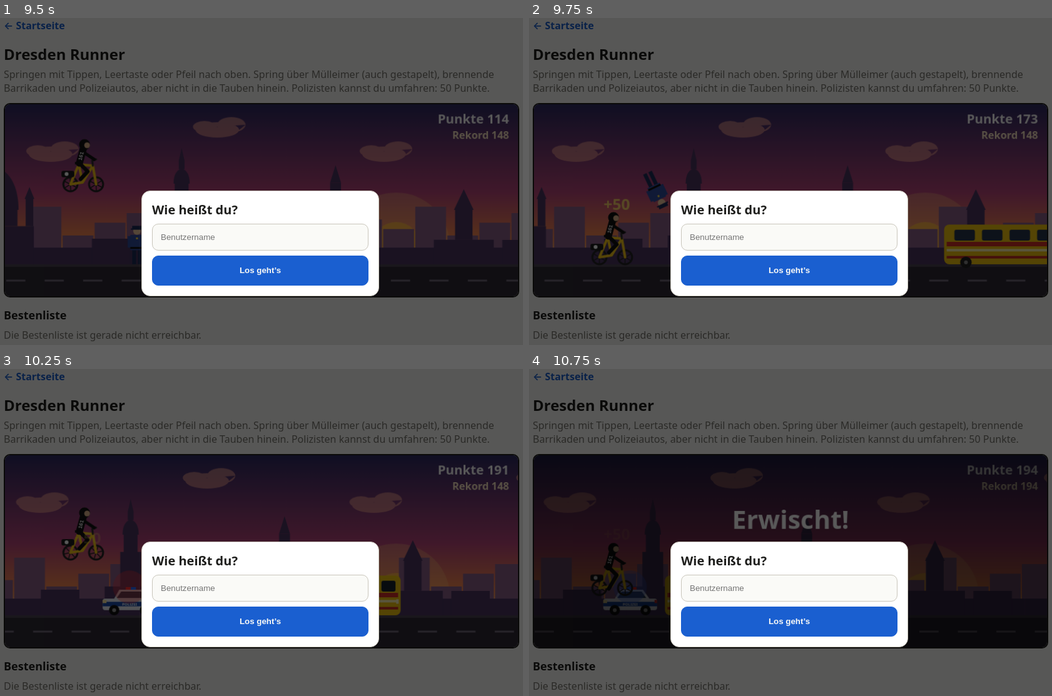
Above: before the commit, frames 1-4 (two rows, left to right).
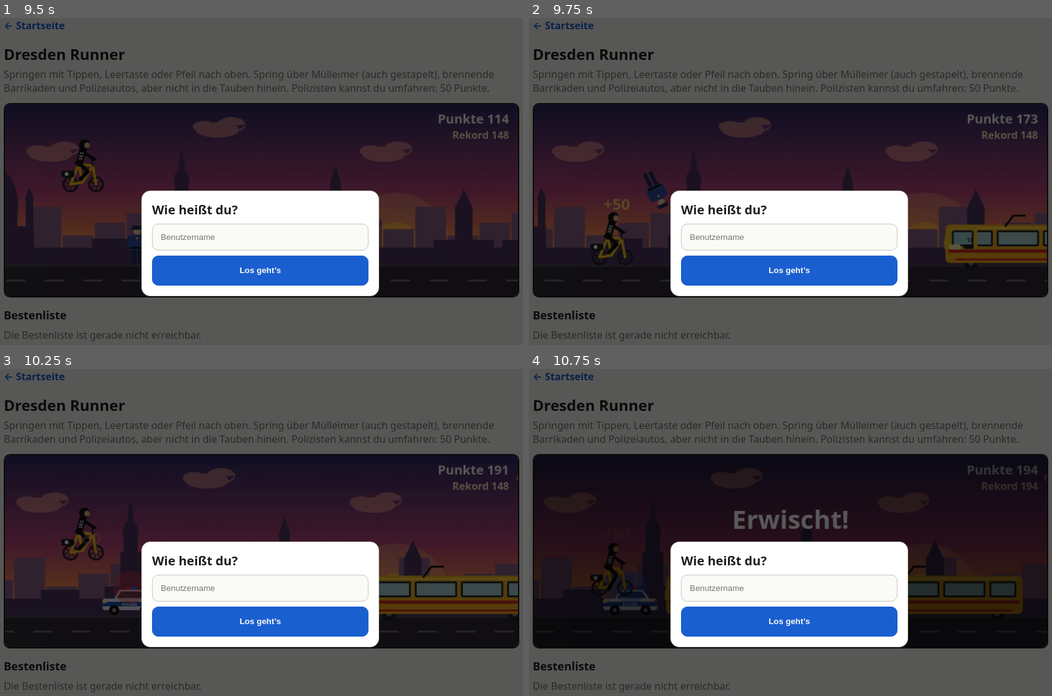
Above: after the commit, the same moments.

Repository: Tommy-9-7/sudoku
Game: browser game, page runner.html
The game is run twice, just before and just after one commit, with the same random seed, the same clock (stepped at 60 frames per second) and the same inputs.
Inputs (mouse positions are in pixels of both pictures, inside the frame that each line leads up to):
- Up to frame 1 (9.5 s): click (261, 201) at 0.27 s; hold Right 1.03-2.28 s; tap Space every 0.33 s from 1.1 to 9.43 s; hold Up 2.33-2.67 s; hold Right 2.72-3.72 s; hold Down 3.77-4.35 s; hold Up 4.4-4.9 s; hold Down 4.95-5.37 s; hold Right 5.42-6.67 s; hold Up 6.72-7.05 s; hold Right 7.1-8.1 s; hold Down 8.15-8.73 s; hold Up 8.78-9.28 s; hold Down from 9.33 s (still down)
- Up to frame 2 (9.75 s): keep holding Down
- Up to frame 3 (10.25 s): release Down at 9.75 s; tap Space at 9.77, 10.1 s; hold Right from 9.8 s (still down)
- Up to frame 4 (10.75 s): keep holding Right; tap Space at 10.43 s

Frame 1 is identical in both runs. In frame 2, 1.4% of the frame differs, in the area x 79-100%, y 60-76%; in frame 3, 2.7%, in the area x 72-100%, y 60-76%; in frame 4, 1.6%.

Commit message:
Redesign tram as two coupled Dresden cars
Co-authored-by: copilot-swe-agent[bot] <198982749+Copilot@users.noreply.github.com>

Diff:
--- a/runner.html
+++ b/runner.html
@@ -99,7 +99,7 @@
 });
 function spawn(){
   const r=Math.random();let o;
-  if(r<.1&&dist>1200)o={k:"tram",w:340,h:62,rs:5};
+  if(r<.1&&dist>1200)o={k:"tram",w:560,h:74,rs:5};
   else if(r<.2)o={k:"bin",w:26,h:40};
   else if(r<.32)o={k:"bin2",w:58,h:40};
   else if(r<.46)o={k:"stack",w:26,h:82};
@@ -251,20 +251,46 @@
   for(const wx of[x+18,x+66]){ctx.fillStyle="#111";ctx.beginPath();ctx.arc(wx,GY-8,8,0,7);ctx.fill();ctx.fillStyle="#999";ctx.beginPath();ctx.arc(wx,GY-8,3,0,7);ctx.fill()}
 }
 function tram(o){
-  const x=o.x,y=GY-o.h;
-  ctx.fillStyle="#f1c40f";ctx.beginPath();ctx.roundRect(x,y,o.w,o.h,8);ctx.fill();
-  ctx.fillStyle="#d22f27";ctx.fillRect(x+4,y+27,o.w-8,7);
-  ctx.fillStyle="#fff3b0";ctx.fillRect(x+4,y+38,o.w-8,4);
-  ctx.fillStyle="#26354a";
-  for(let wx=x+16;wx<x+o.w-34;wx+=43){
-    ctx.beginPath();ctx.roundRect(wx,y+8,32,17,3);ctx.fill();
-  }
-  ctx.fillStyle="#17202b";ctx.beginPath();ctx.roundRect(x+o.w-30,y+8,22,17,3);ctx.fill();
-  ctx.fillStyle="#fff4bd";ctx.fillRect(x+o.w-7,y+37,4,7);
-  ctx.fillStyle="#c52d25";ctx.fillRect(x+4,y+49,o.w-8,4);
+  const x=o.x,y=GY-o.h,segment=280;
   ctx.fillStyle="#202020";
-  for(const wx of [x+34,x+o.w-48]){ctx.beginPath();ctx.arc(wx,GY-3,9,0,7);ctx.fill();ctx.fillStyle="#888";ctx.beginPath();ctx.arc(wx,GY-3,3,0,7);ctx.fill();ctx.fillStyle="#202020"}
-  txt("DVB",x+o.w/2,y+22,10,"#fff");
+  ctx.beginPath();ctx.arc(x+42,GY-2,11,0,7);ctx.fill();
+  ctx.beginPath();ctx.arc(x+segment-48,GY-2,11,0,7);ctx.fill();
+  ctx.beginPath();ctx.arc(x+segment+42,GY-2,11,0,7);ctx.fill();
+  ctx.beginPath();ctx.arc(x+o.w-42,GY-2,11,0,7);ctx.fill();
+  ctx.fillStyle="#777";for(const wx of [x+42,x+segment-48,x+segment+42,x+o.w-42]){ctx.beginPath();ctx.arc(wx,GY-2,4,0,7);ctx.fill()}
+
+  for(let i=0;i<2;i++){
+    const sx=x+i*segment;
+    ctx.fillStyle="#f2ad18";ctx.beginPath();ctx.roundRect(sx+2,y+12,segment-4,o.h-14,7);ctx.fill();
+    ctx.fillStyle="#ffd24a";ctx.fillRect(sx+8,y+15,segment-16,4);
+    ctx.fillStyle="#d52b27";ctx.fillRect(sx+7,y+51,segment-14,5);
+    ctx.fillStyle="#d52b27";ctx.fillRect(sx+18,y+65,segment-36,3);
+    ctx.fillStyle="#202a31";
+    ctx.beginPath();ctx.roundRect(sx+18,y+21,58,25,3);ctx.fill();
+    ctx.beginPath();ctx.roundRect(sx+82,y+21,66,25,3);ctx.fill();
+    ctx.beginPath();ctx.roundRect(sx+154,y+21,66,25,3);ctx.fill();
+    ctx.beginPath();ctx.roundRect(sx+226,y+21,42,25,3);ctx.fill();
+    ctx.fillStyle="#a9d1d5";
+    ctx.fillRect(sx+21,y+24,52,19);ctx.fillRect(sx+85,y+24,60,19);
+    ctx.fillRect(sx+157,y+24,60,19);ctx.fillRect(sx+229,y+24,36,19);
+  }
+
+  ctx.fillStyle="#f7bf26";ctx.beginPath();ctx.moveTo(x+8,y+12);ctx.lineTo(x+52,y+12);ctx.lineTo(x+52,y+50);ctx.lineTo(x,y+50);ctx.lineTo(x,y+36);ctx.closePath();ctx.fill();
+  ctx.fillStyle="#26343d";ctx.beginPath();ctx.roundRect(x+12,y+21,34,25,4);ctx.fill();
+  ctx.fillStyle="#9dd0d8";ctx.fillRect(x+15,y+24,28,19);
+  ctx.fillStyle="#fff7b1";ctx.beginPath();ctx.roundRect(x+8,y+43,18,8,3);ctx.fill();
+  ctx.fillStyle="#202020";ctx.beginPath();ctx.roundRect(x+30,y+43,16,7,2);ctx.fill();
+  ctx.fillStyle="#fff";txt("12",x+40,y+39,8,"#202020");
+
+  ctx.fillStyle="#f2ad18";ctx.fillRect(x+segment-8,y+16,16,48);
+  ctx.fillStyle="#d52b27";ctx.fillRect(x+segment-6,y+51,12,5);
+  ctx.fillStyle="#202020";ctx.beginPath();ctx.roundRect(x+segment-5,y+21,10,24,3);ctx.fill();
+
+  ctx.fillStyle="#222";ctx.lineWidth=3;
+  ctx.beginPath();ctx.moveTo(x+95,y+15);ctx.lineTo(x+108,y-2);ctx.lineTo(x+127,y-2);ctx.stroke();
+  ctx.beginPath();ctx.moveTo(x+segment+95,y+15);ctx.lineTo(x+segment+108,y-2);ctx.lineTo(x+segment+127,y-2);ctx.stroke();
+
+  txt("DVB",x+segment,y+62,11,"#202020");
 }
 function cop(x){
   ctx.fillStyle="#1c2b57";ctx.fillRect(x+6,GY-24,6,24);ctx.fillRect(x+15,GY-24,6,24);
